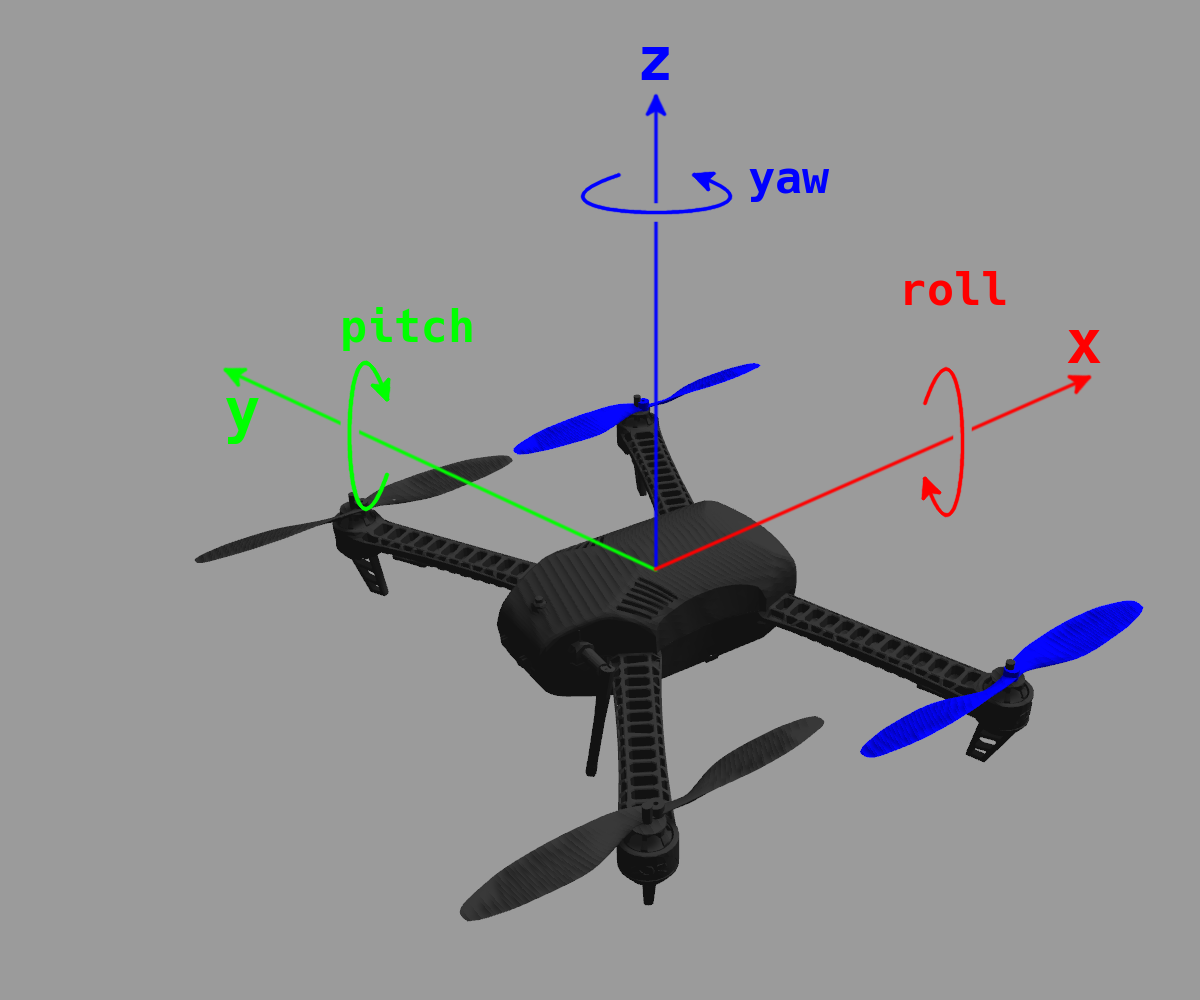
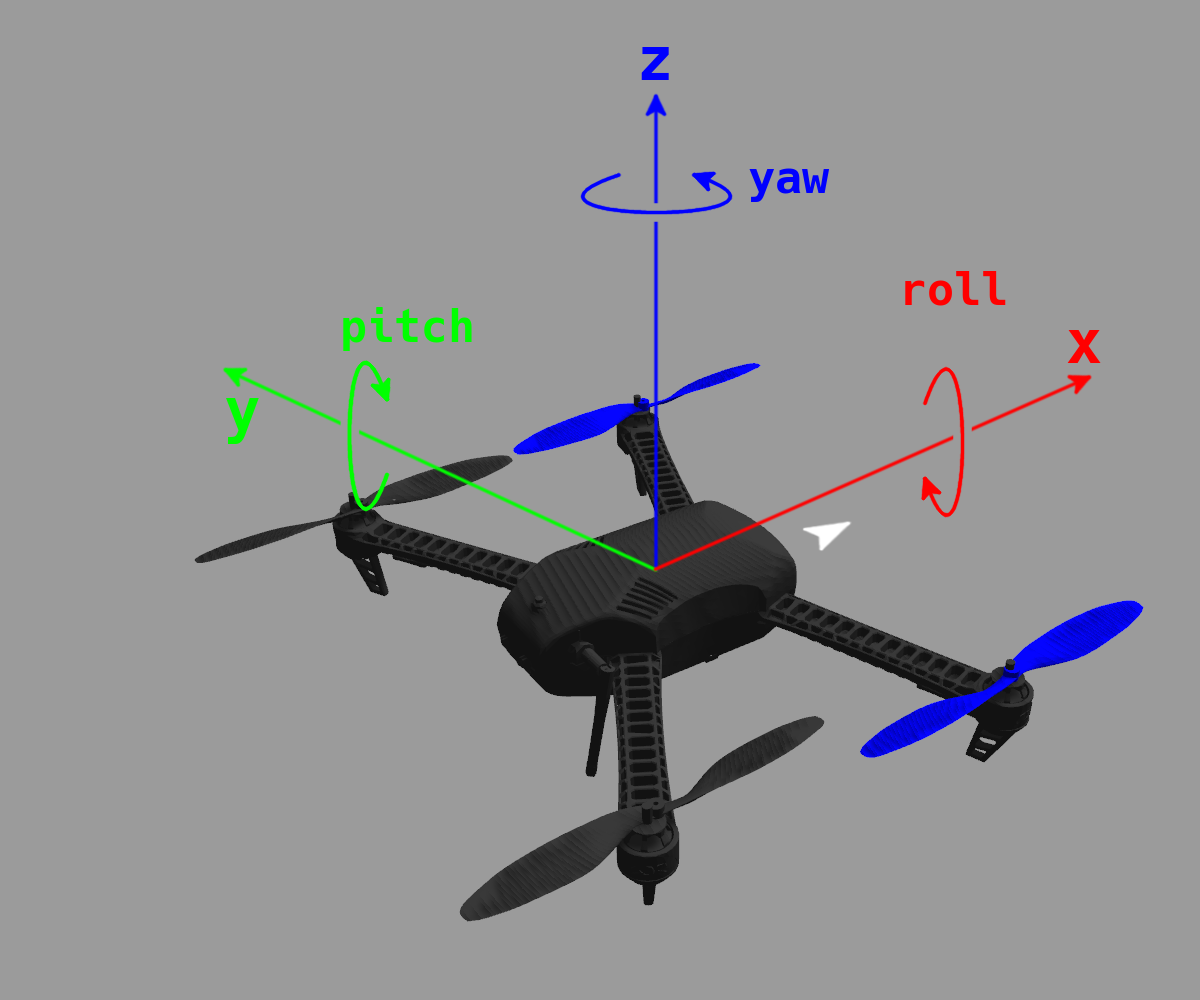
Layer changes from the first w=1200, h=1000 image to the second:
added layer "Arrow #1" above "x" over box(802, 521, 852, 551)
